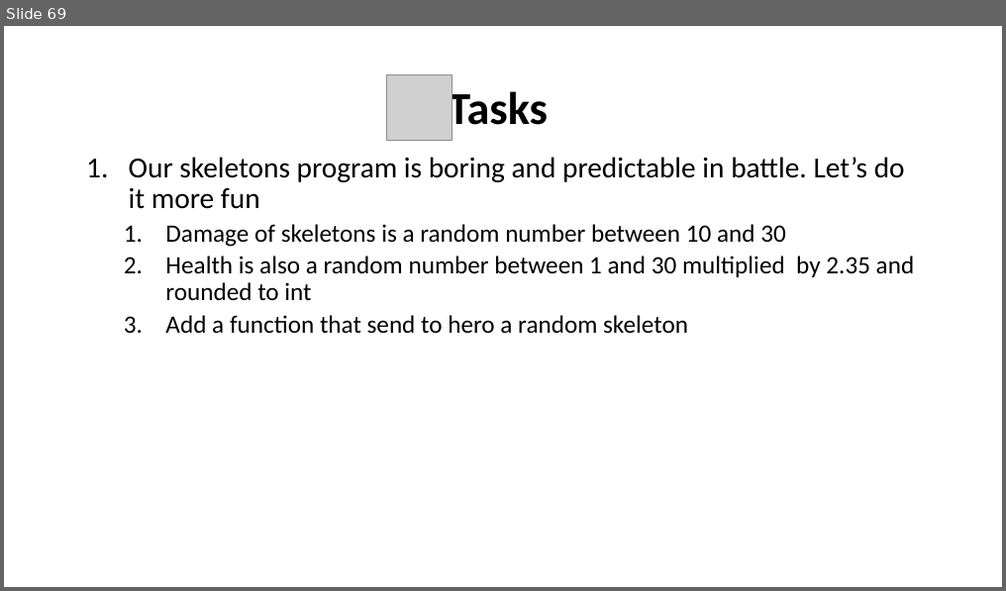
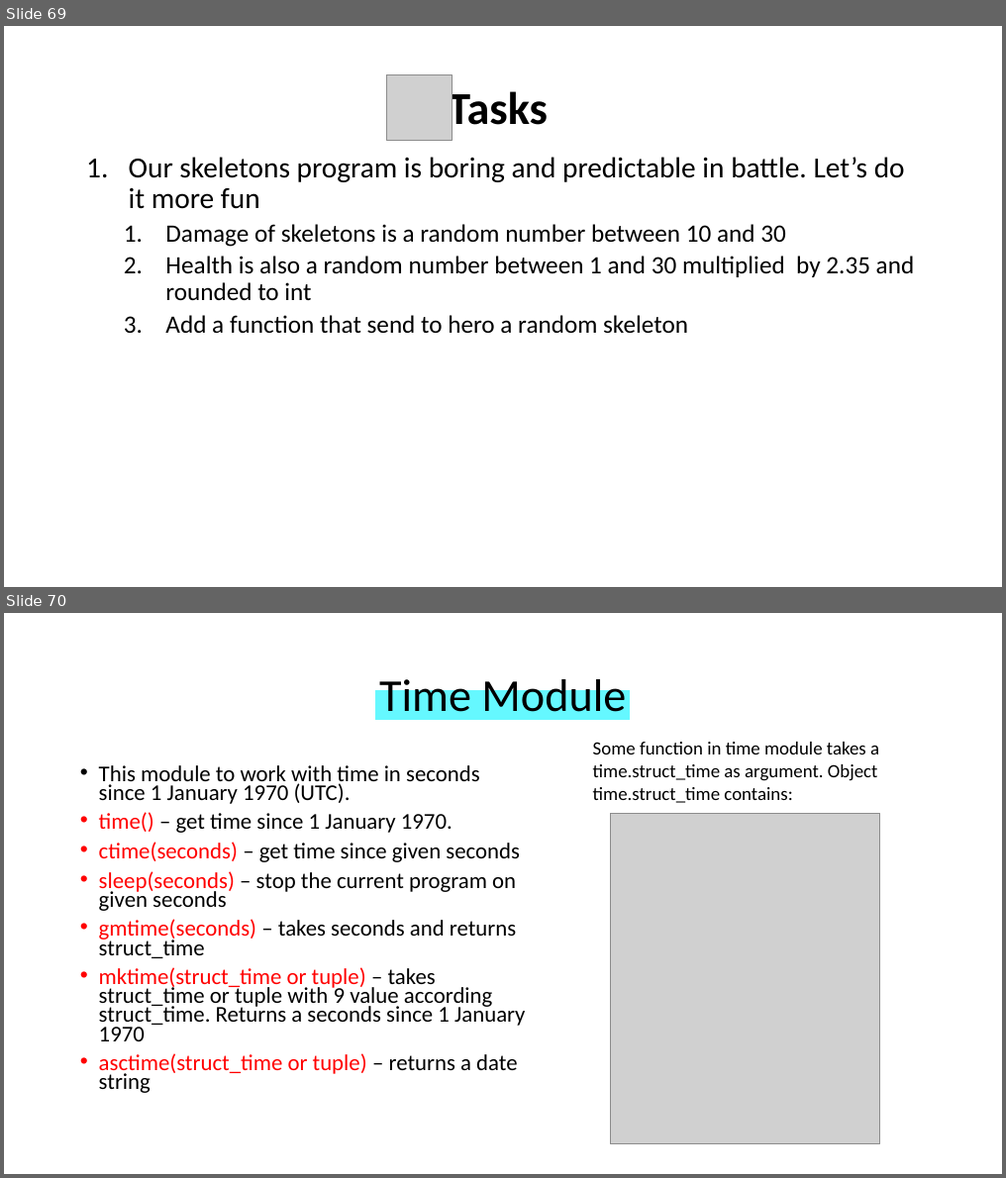
Before and after one commit to WonderLuc/brother-bootcamp, a slide deck: python 101/python_101.pptx. Shown one above the other, each under a label of ours: slide 69 before the commit, slides 69 and 70 after it. The pictures are 1006x591 and 1006x1178 pixels, drawn with LibreOffice and Linux fonts; fonts in the diff are those of the drawing; grey boxes stand for pictures; background and template pictures are left out. Boxes give left, top, right and bottom in pixels: in the first picture for what was removed or moved away, otherwise in the second. Text is boxed around its words. In the diff, an @@ line names an element or a change of style, - is before the commit and + after.

Commit message:
feat: add datetime and date modules

```diff
--- a/python 101/python_101.pptx
+++ b/python 101/python_101.pptx
@@ slide 70 added at [4,613,1002,1174], background picture (left out) @@
@@ rectangle added at [376,691,629,719], fill #65F8FF, outline #65F8FF 1 pt @@
@@ title added at [379,673,626,723], 44 pt, text #000000 @@
+Time Module
@@ text added at [593,742,879,803], 18 pt, text #000000 @@
+Some function in time module takes a time.struct_time as argument. Object time.struct_time contains:
@@ text added at [99,765,525,1093], 21.7 pt, text #000000 @@
+• This module to work with time in seconds since 1 January 1970 (UTC).
+• time() – get time since 1 January 1970.
+• ctime(seconds) – get time since given seconds
+• sleep(seconds) – stop the current program on given seconds
+• gmtime(seconds) – takes seconds and returns struct_time
+• mktime(struct_time or tuple) – takes struct_time or tuple with 9 value according struct_time. Returns a seconds since 1 January 1970
+• asctime(struct_time or tuple) – returns a date string
@@ picture added at [611,813,880,1145] @@
```
Also in this commit, not shown: 2 slides changed, 6 other slides added, 2 other files.
